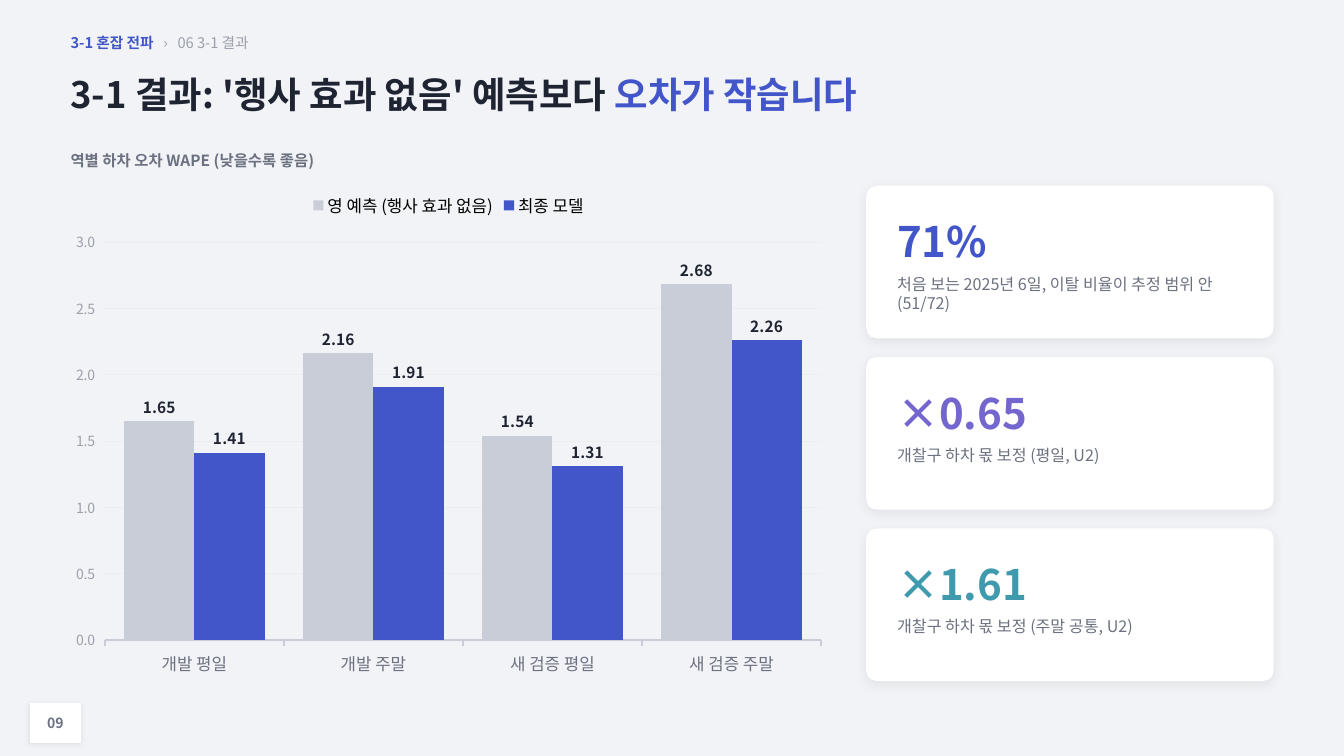
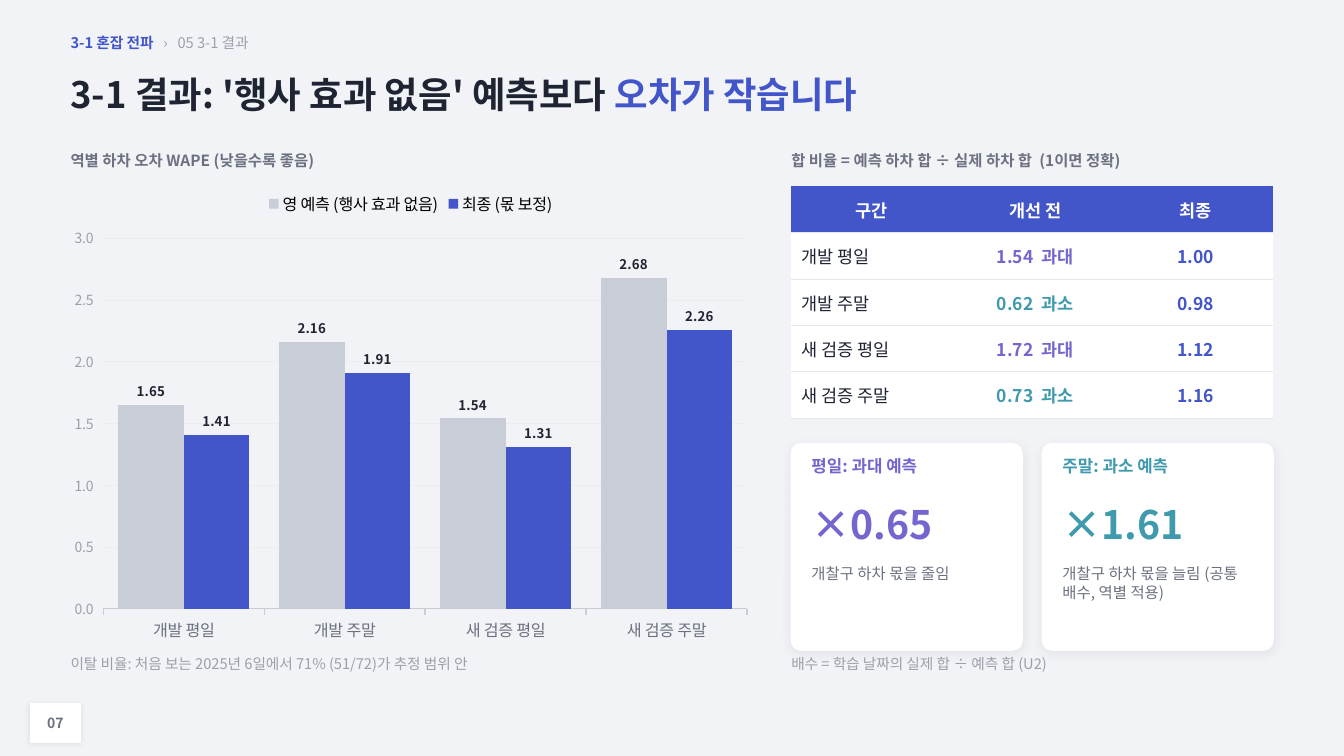
Before and after one commit to HUFS-DAT/dat-datasets, a slide deck: slide 7 of submissions/8기/넥서스_NEXUS/NEXUS_Phase3.pptx (slide 9 before the commit). Drawn at 1344x756 pixels with LibreOffice and Linux fonts; fonts in the diff are those of the drawing. Boxes give left, top, right and bottom in pixels: in the first picture for what was removed or moved away, otherwise in the second. Text is boxed around its words. In the diff, an @@ line names an element or a change of style, - is before the commit and + after.

```diff
--- a/submissions/8기/넥서스_NEXUS/NEXUS_Phase3.pptx
+++ b/submissions/8기/넥서스_NEXUS/NEXUS_Phase3.pptx
@@ text added at [791,153,1120,169], 11 pt, text #6B7180, bold @@
+합 비율 = 예측 하차 합 ÷ 실제 하차 합 (1이면 정확)
@@ column chart at [60,181,761,650] @@
@@ data labels of 영 예측 (행사 효과 없음) changed @@
-최종 모델: 1.41, 1.91, 1.31, 2.26
+최종 (몫 보정): 1.41, 1.91, 1.31, 2.26
@@ data labels of 최종 (몫 보정) changed @@
@@ legend changed @@
@@ category axis changed @@
@@ bar spacing changed @@
@@ column chart: place and size @@
-column chart at [60,181,837,686]
+column chart at [60,181,761,650]
@@ table added at [791,187,1273,418], 5 rows, 3 columns @@
+구간 | 개선 전 | 최종
+개발 평일 | 1.54 과대 | 1.00
+개발 주말 | 0.62 과소 | 0.98
+새 검증 평일 | 1.72 과대 | 1.12
+새 검증 주말 | 0.73 과소 | 1.16
@@ rounded rectangle removed at [867,187,1273,338] @@
@@ text removed at [897,225,987,258] @@
-71%
@@ text removed at [897,276,1213,312] @@
-처음 보는 2025년 6일, 이탈 비율이 추정 범위 안 (51/72)
@@ rounded rectangle removed at [867,358,1273,509] @@
@@ rounded rectangle added at [791,444,1022,650], fill #FFFFFF, outline #FFFFFF 1 pt @@
@@ rounded rectangle: place and size @@
-rounded rectangle at [867,529,1273,681]
+rounded rectangle at [1043,444,1273,650]
@@ rounded rectangle at [1043,444,1273,650]: proportions changed @@
@@ text added at [811,458,917,474], 12 pt, text #7466CF, bold @@
+평일: 과대 예측
@@ text added at [1062,458,1168,474], 12 pt, text #3F9AAE, bold @@
+주말: 과소 예측
@@ text "×0.65" at [811,509,932,540]: size 30 to 28 pt @@
@@ text "×0.65": place and size @@
-text "×0.65" at [897,397,1027,430]
+text "×0.65" at [811,509,932,540]
@@ text "×1.61": place and size @@
-text "×1.61" at [897,568,1027,601]
+text "×1.61" at [1062,509,1183,540]
@@ text "×1.61" at [1062,509,1183,540]: size 30 to 28 pt @@
@@ text at [811,566,949,580]: text changed; size 11.5 to 11 pt @@
-개찰구 하차 몫 보정 (평일, U2)
+개찰구 하차 몫을 줄임
@@ text at [1062,566,1238,601]: text changed; size 11.5 to 11 pt @@
-개찰구 하차 몫 보정 (주말 공통, U2)
+개찰구 하차 몫을 늘림 (공통 배수, 역별 적용)
@@ text added at [71,657,468,672], 10.5 pt, text #9AA0AC @@
+이탈 비율: 처음 보는 2025년 6일에서 71% (51/72)가 추정 범위 안
@@ text added at [791,657,1047,671], 10.5 pt, text #9AA0AC @@
+배수 = 학습 날짜의 실제 합 ÷ 예측 합 (U2)
@@ text at [47,717,63,728]: text changed @@
-09
+07
```
Also in this commit, not shown: 5 other slides changed, 1 slide added, 3 slides removed.
